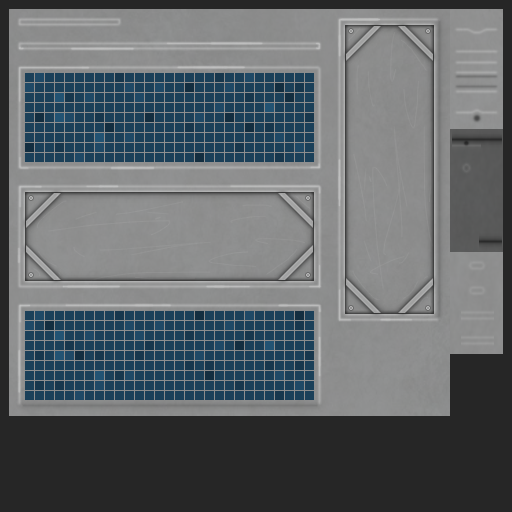
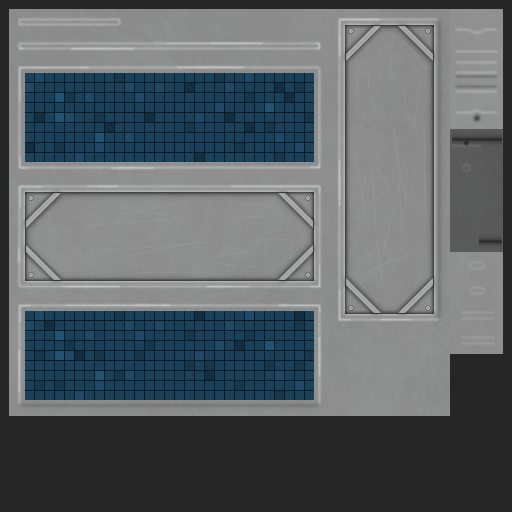
Revision of a layered 512 x 512 image; what changed, layer by layer:
added layer "back" (1st of 2, in "panel") in group "panel" over <box>25,73,314,400</box>
